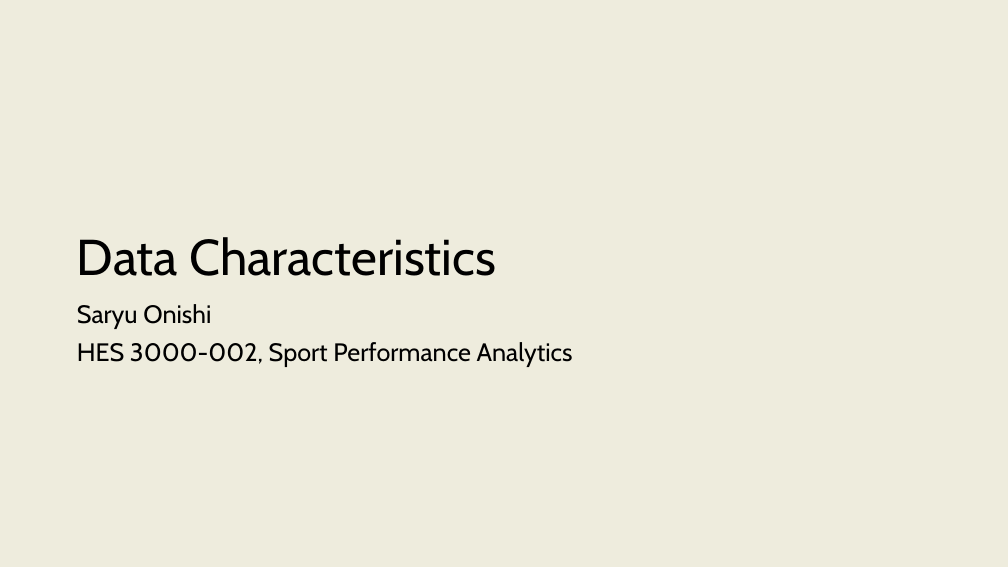
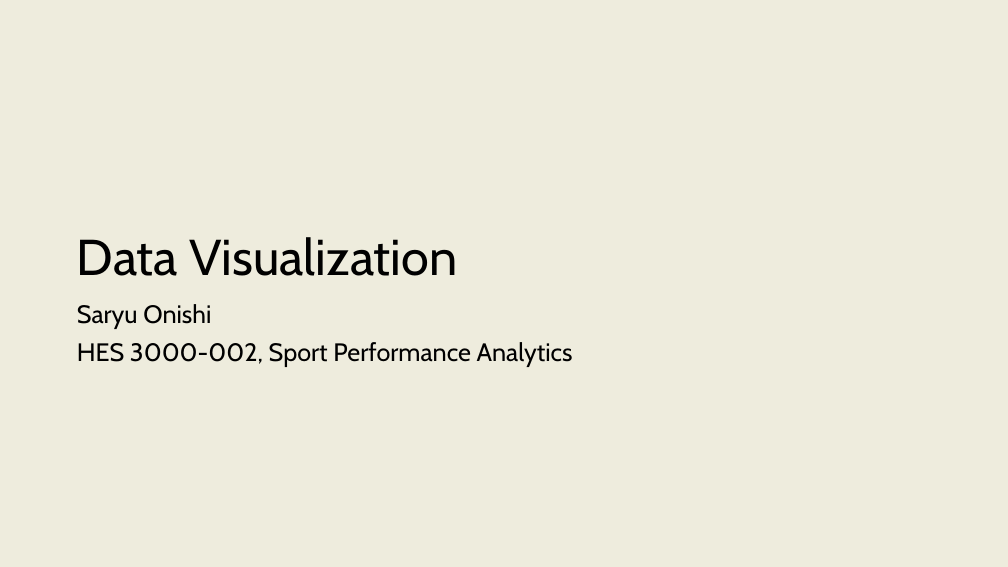
Before and after one commit to onishisaryu/HES-3000-Sports-Data-Analytics, a slide deck: slide 1 of pptx/Lecture7.pptx. Drawn at 1008x567 pixels with LibreOffice and Linux fonts; fonts in the diff are those of the drawing. Boxes give left, top, right and bottom in pixels: in the first picture for what was removed or moved away, otherwise in the second. Text is boxed around its words. In the diff, an @@ line names an element or a change of style, - is before the commit and + after.

```diff
--- a/pptx/Lecture7.pptx
+++ b/pptx/Lecture7.pptx
@@ title at box(77, 237, 457, 276): text changed @@
-Data Characteristics
+Data Visualization
```
Also in this commit, not shown: 1 other slide changed, 29 slides added, 1 slide removed.
